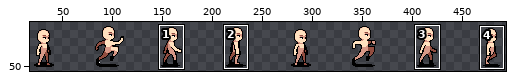
One commit to this sprite sheet: public/assets/Characters/Human/Inworld/Move/North/sheet.png. The first picture is a wide view before the edit; the outline marks the close-up.
Close-up. Before:
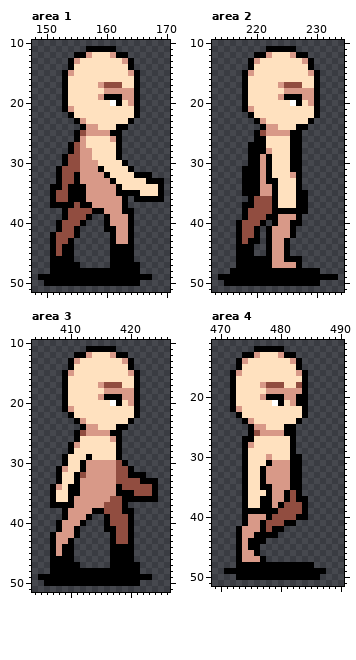
The file is 512x64 pixels. Shown: area 1: x 148..170, y 10..51; area 2: x 213..234, y 10..51; area 3: x 404..426, y 10..51; area 4: x 469..490, y 11..51. The wide view leaves out empty margins. The commit also changed other parts of the picture, which this record leaves out.
And afterwards:
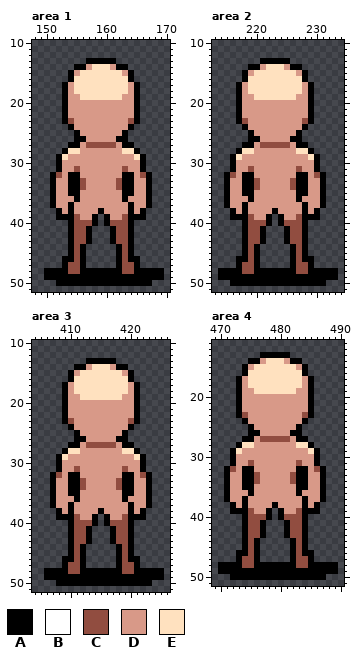
Palette (. is transparent): A #000000  B #ffffff  C #914d40  D #d89988  E #ffe1bf
Change:
Changed rows in their new state; - is an unchanged pixel.
Area 1:
first column x 149:
11 --------.....--------
12 ------.........------
13 -----...AAAAA...-----
14 -----.AAD---DAA.-----
15 ----.AD-------DA.----
16 ----.A---------A.----
17 -----D----EEEE-D-----
18 -----D-----EEEE------
19 -----DD---EEEE-------
20 -----DDDDDDDDDD------
21 ------DDDDDDDDDD-----
22 ----ADDDDDDDDDDD-----
23 ----ACD-DDDDDDDCA----
24 -----ADD--DDDDDA-----
25 -------D----DDA------
26 -------ADDDD--A------
27 ------A-CCCCCDAA-----
28 ----AEE--DDDDDEEA----
29 ---AEDD--DDDDDDDEA---
30 ---ADDD---DDDDDDDA---
31 ----DD----DDDDCDDA---
32 --ACDA-----DDDAADC---
33 --ADDA-C----DCAADD-..
34 ---DD--C-----CAADDA..
35 ---DD--D-----D--DDA..
36 ---DDD-D-------DDD-..
37 ---DD-DDD-----DADDA--
38 ---ADADDDD----D-DA---
39 ---A-A-DDA----C-AA---
40 ---..A-CCA--CCC------
41 ---..ACCA--.-CC------
42 --...ACCA----CC------
43 --...-CCA----CC------
44 --...-CA----.-C------
45 --...-CA----.-C------
46 --..--CA----.-C-A----
47 --..-CCA----.-CC-----
48 -A---CC-------CC-AAAA
49 .------------------AA
50 -..--------------AA--
Area 2:
first column x 214:
11 --------.....-------
12 ------.........-----
13 -----..AAAAA....----
14 ------AD---DAA..----
15 -------------DA..---
16 --------------A..---
17 ---AD-----EEEEDA.---
18 ---AD------EEE-A.---
19 ---ADD----EEED-A.---
20 ---ADDDDDDDDDDDA.---
21 ---AD-DDDDDDDDDA.---
22 ---ADDDDDDDDDDDA.---
23 ---ACDD-DDDDDDC-----
24 ----ADDD--DDDD------
25 -----ADD----D-------
26 -----A-DDDDD--------
27 ----A-DCCCCCD-A-----
28 ---AEEDD-DDDDEEA----
29 --AEDDD-DDDDDDDEA---
30 --ADDDD-DDDDDDDDA---
31 --ADDCD-DDDDDCDDA---
32 -ACD--D-DDDD--ADCA--
33 -ADD--C-DDDDC-ADDA--
34 -ADD--C--DDDC-ADDA--
35 -ADD--D--DDDD--DDA--
36 -ADDD-DDDDDDD-DDDA--
37 -ADD-DDDDDDDDD-DDA--
38 --AD-DDDD-DDDD-DA---
39 --AA--DD-.A--CAAA---
40 ---.A--CA.ACCCA-----
41 ---.A-CA...ACCA-----
42 ---.A-CA...ACCA-----
43 ---.ACCA...-CCA-----
44 ---.-CA-....ACA-----
45 ---.-CA-....ACA-----
46 -----C-.....-CAA----
47 ----CC-.....ACCA----
48 AA--CC-------CC--AAA
50 -.---------------A--
Area 3:
first column x 405:
11 --------.....--------
12 ------.........------
13 -----...AAAAA...-----
14 -----.AAD---DAA.-----
15 ----.AD-------DA.----
16 ----.A---------A.----
17 -----D----EEEE-D-----
18 -----D-----EEEE------
19 -----DD---EEEE-------
20 -----DDDDDDDDDD------
21 ------DDDDDDDDDD-----
22 ----ADDDDDDDDDDD-----
23 ----ACD-DDDDDDDCA----
24 -----ADD--DDDDDA-----
25 -------D----DDA------
26 -------ADDDD--A------
27 ------ADCCCCCDAA-----
28 ----AE-DDDDDDDEEA----
29 ---AEDDDDDDDDDDDEA---
30 ---ADDDD-----DDDDA---
31 -----DCD-----D-DDA---
32 --ACDA-D-----DA-DCA--
33 --ADDA-C------AADD-.-
34 ----D--C-----CAADDA.-
35 ---DD--------D--DDA.-
36 ---DDDA-----DD-DDD-.-
37 ---DD------DDDDADDA--
38 ---ADA---D-DDDD-DA---
39 ---A-AC-DA--DD--AA---
40 ---..ACCCA-----------
41 ---..ACCA--.---------
42 --...ACCA------------
43 --...-CCA------------
44 --...-CA----.-C------
45 --...-CA----.-C------
46 --..--CA----.-C-A----
47 --..-CCA----.-CC-----
48 -A---CC-------CC-AAAA
49 .------------------AA
50 -..--------------AA--
Area 4:
first column x 470:
12 ------.....---------
13 ----...AAAA-.-------
14 ---..AAD---DA-------
15 ---.AD-------DA-----
16 --..A--------E------
17 --.AD---------DA----
18 --.AD--EEEE--EDA----
19 --.ADD--EEEEE-DA----
20 --.ADDD-DDD--DDA----
21 --.ADDDDDDDD-DDA----
22 --.ADDDDDDDDDDDA----
23 ----CDDDDDDDDDCA----
24 ------DDDDDDDDA-----
25 --------DDDDDA------
26 ------A----D-A------
27 ------DCCCCCDAA-----
28 ---AEEDDDDDDDEEA----
29 --AEDDDDDDDDDDDEA---
30 --ADDDDD-DDDDDDDA---
31 --ADDCDDD---DCDDA---
32 -ACD-ADD----D-ADCA--
33 -ADD-ACD----C-ADDA--
34 -ADD-ACD----C-ADDA--
35 -ADD-ADDD---D-ADDA--
36 -ADDDADDD--DD-DDDA--
37 -ADD-DDDD--DDD-DDA--
38 --AD-DDDDADDDD-DA---
39 --AA-CDD-.ADD--AA---
40 -----CCC-.A--C------
41 -----CC-...-CCA-----
42 ---.ACC-...ACCA-----
43 ---.ACC-..-ACCA-----
44 ---.AC-.----ACA-----
45 ---.AC------ACA-----
46 ----AC------ACAA----
47 ----CCA.----ACCA----
48 AAA-CC-------CC-AAAA
49 A-----------------AA
50 --A--------------A--
Where, in picture pixels (left, top, right, bottom), the same in both close-ups:
changed: (38, 46, 164, 286)
changed: (218, 46, 338, 286)
changed: (38, 346, 164, 586)
changed: (218, 346, 338, 580)
